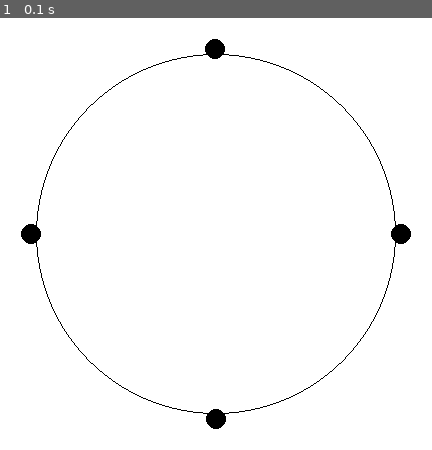
Above: before the commit, frame 1.
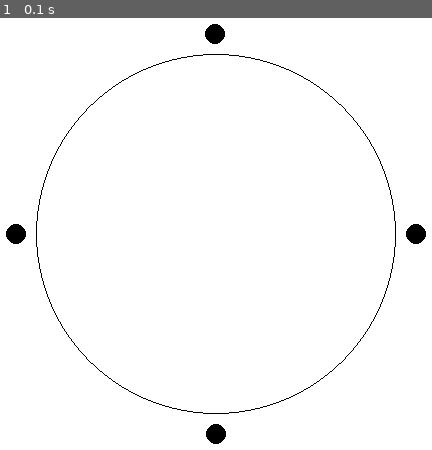
Above: after the commit, the same moment.

Repository: holistudio/mewantfood
Game: pygame game, started from pygame/game.py
Same seed, same stepped clock (60 frames per second), same inputs: the game is played once before the commit and once after it.
Inputs:
- Up to frame 1 (0.1 s): no input

The runs differ from the first frame. In frame 1, 1.1% of the frame differs, in the area x 1-99%, y 1-99%.

Commit message:
Update game.py
visual tweaks

Diff:
--- a/pygame/game.py
+++ b/pygame/game.py
@@ -9,7 +9,7 @@
 screen_width = 800
 screen_height = 600
 
-agent_locations = [(185,0), (185,90), (185,180), (185,270)]
+agent_locations = [(200,0), (200,90), (200,180), (200,270)]
 
 def polar_to_cartesian(r, theta):
     # assume theta is in degrees
@@ -24,7 +24,7 @@
 
 # Create the screen
 screen = pygame.display.set_mode((screen_width, screen_height))
-pygame.display.set_caption("Pygame Game")
+pygame.display.set_caption("mewantfood")
 
 # Clock for controlling the frame rate
 clock = pygame.time.Clock()
